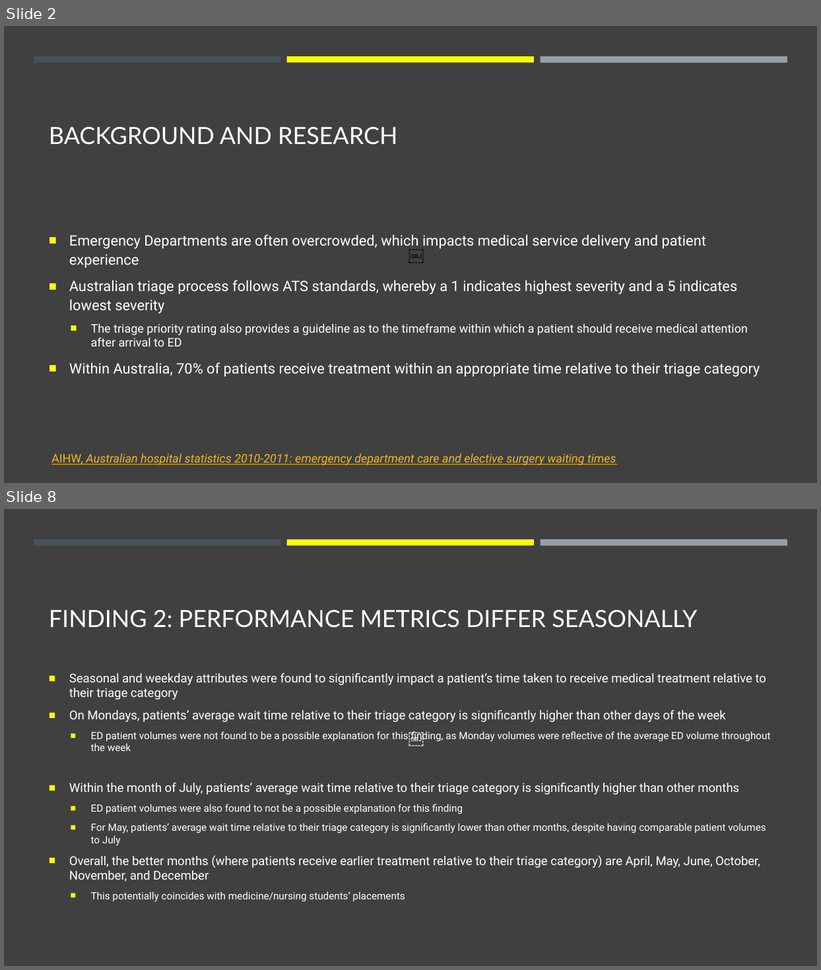
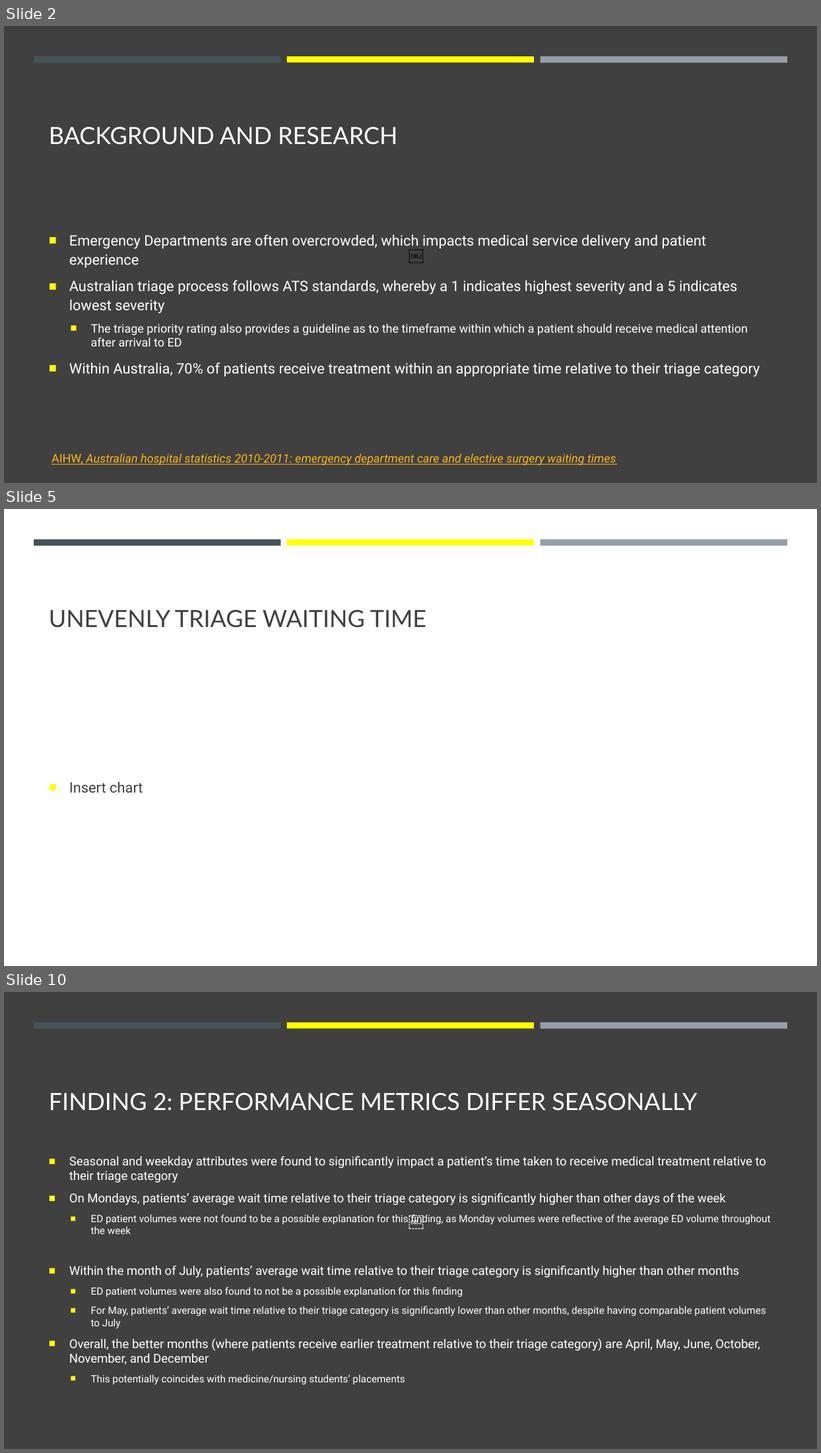
Before and after one commit to jasonnguyen3697/EY_DataChallenge, a slide deck: stuff.pptx. Shown one above the other, each under a label of ours: slides 2 and 8 before the commit, slides 2, 5 and 10 after it; the slides between them are not shown. The pictures are 821x970 and 821x1453 pixels, drawn with LibreOffice and Linux fonts; fonts in the diff are those of the drawing. Boxes give left, top, right and bottom in pixels: in the first picture for what was removed or moved away, otherwise in the second. Text is boxed around its words. In the diff, an @@ line names an element or a change of style, - is before the commit and + after.

```diff
--- a/stuff.pptx
+++ b/stuff.pptx
@@ slide 5 added at (x1=4, y1=509, x2=817, y2=966), background #FFFFFF; not listed: 3 template elements that a slide beside it also shows @@
@@ title added at (x1=49, y1=610, x2=426, y2=628), 28 pt, text #404040 @@
+UNEVENLY TRIAGE WAITING TIME
@@ text added at (x1=69, y1=782, x2=143, y2=793), 17 pt, text #404040 @@
+■ Insert chart
@@ what was slide 8 is now slide 10 @@
```
Also in this commit, not shown: 5 slides changed, 1 other slide added.
